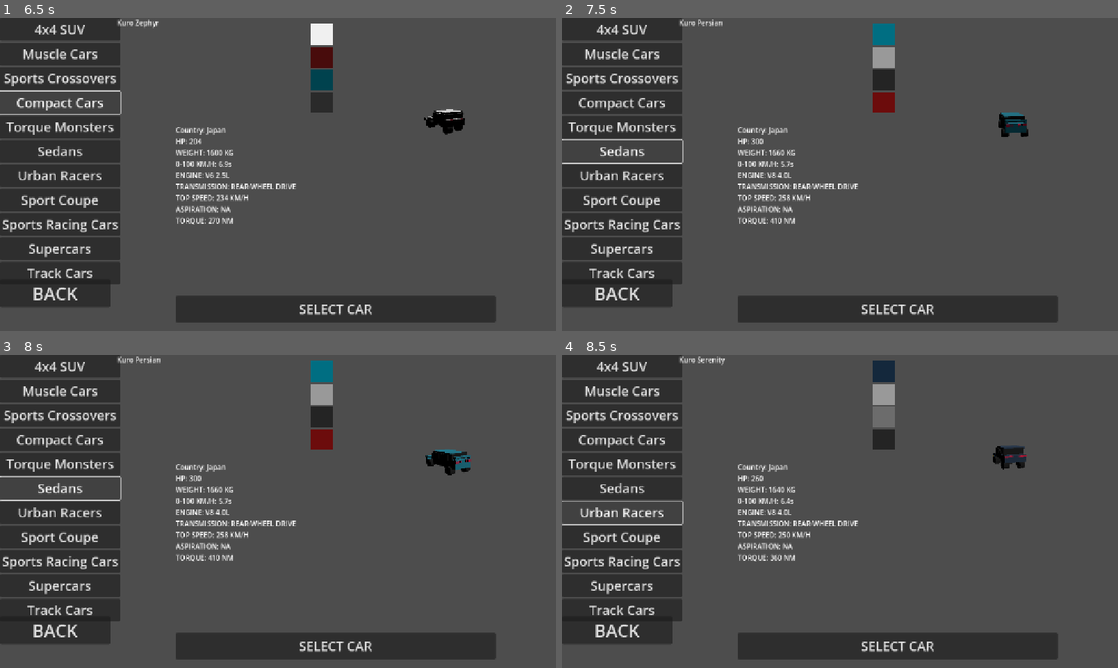
Above: before the commit, frames 1-4 (two rows, left to right).
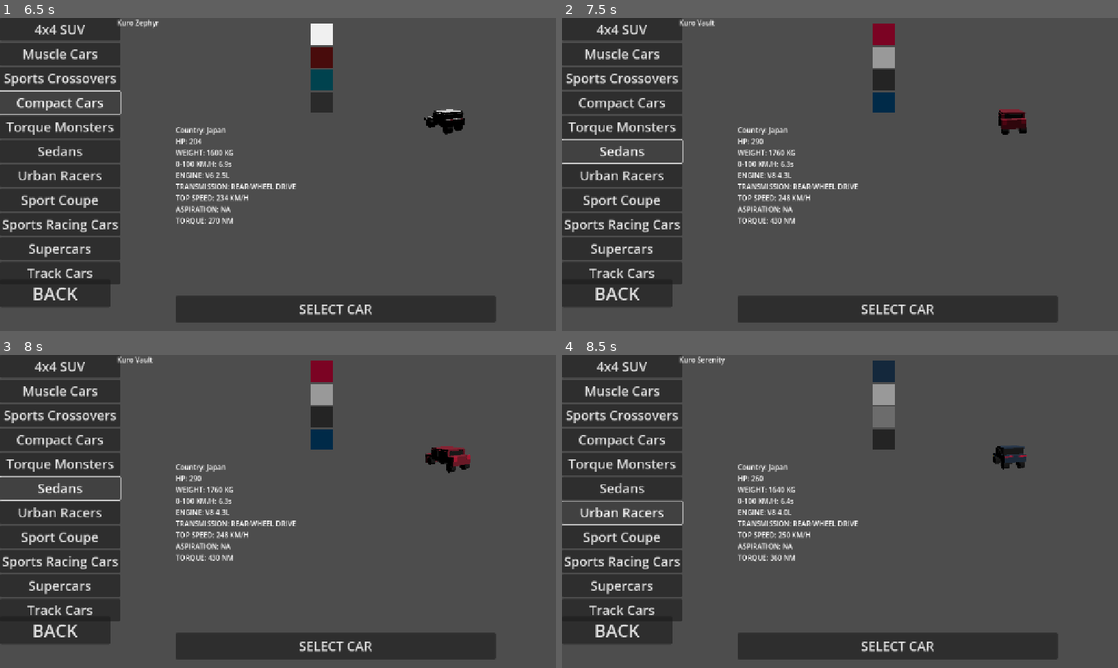
Above: after the commit, the same moments.

Repository: km2000-a11y/Urban-Drive-main
Game: Godot game, scene res://Scenes/main_menu.tscn
Same seed, same stepped clock (60 frames per second), same inputs: the game is played once before the commit and once after it.
Inputs:
- Up to frame 1 (6.5 s): click "FREE RACE" at 0.5 s; click "RADAR RACE" at 1.25 s; click "BACK" at 2 s; click "DUEL" at 2.75 s; click "4x4 SUV" at 3.5 s; click "Muscle Cars" at 4.25 s; click "Sports Crossovers" at 5 s; click "Compact Cars" at 5.75 s
- Up to frame 2 (7.5 s): click "Torque Monsters" at 6.5 s; click "Sedans" at 7.25 s
- Up to frame 3 (8 s): no input
- Up to frame 4 (8.5 s): click "Urban Racers" at 8 s

Frame 1 is identical in both runs. In frame 2, 1.0% of the frame differs, in the area x 24-84%, y 0-66%; in frame 3, 1.0%, in the area x 24-85%, y 0-66%; in frame 4, nothing differs.

Commit message:
bjkbhbhhkj

Diff:
--- a/Scenes/hummer_h1.tscn
+++ b/Scenes/hummer_h1.tscn
@@ -263,7 +263,7 @@
 skeleton = NodePath("../..")
 
 [node name="CollisionShape3D" type="CollisionShape3D" parent="."]
-transform = Transform3D(1, 0, 0, 0, 1, 0, 0, 0, 1, 0, 0.303432, -0.178835)
+transform = Transform3D(1, 0, 0, 0, 1, 0, 0, 0, 1, 0, 0.594754, -0.178835)
 shape = SubResource("BoxShape3D_08euy")
 
 [node name="ForwardRef" type="Node3D" parent="."]
--- a/Scripts/audi_tt_roadster_32_2004.gd
+++ b/Scripts/audi_tt_roadster_32_2004.gd
@@ -12,7 +12,7 @@
 	mass = 1470.0
 	horsepower = 247
 	max_rpm = 6500.0
-	zero_to_hundred = 6.4
+	zero_to_hundred = 6.6
 	top_speed_kmh = 250
 	turn_speed = 2.7
 	brake_strength = 20.0
--- a/Scripts/bmw_330d.gd
+++ b/Scripts/bmw_330d.gd
@@ -13,7 +13,7 @@
 	horsepower = 231                 # M57D30 output (330d)
 	max_rpm = 5000.0                 # Diesel redline; strong torque band
 	zero_to_hundred = 6.1
-	top_speed_kmh = 256            # Realistic tuned 330d top speed
+	top_speed_kmh = 258            # Realistic tuned 330d top speed
 	turn_speed = 2.55                # Heavier than 125i; stable diesel rotation
 	brake_strength = 11.2            # Strong brakes; diesel weight accounted for
 	lateral_friction = 1.15          # Confident grip; planted BMW chassis
--- a/Scripts/car_select.gd
+++ b/Scripts/car_select.gd
@@ -230,15 +230,15 @@
 	"Eisenach Bengal",
 	"Brutus Stingray",
 		"Berkshire Blunt",
-	"Kestrel Speedster", # ⭐ NEW — SL500 R129
+	"Kestrel Speedster",
 ]
 
 
 var sedans_list = [
+		"Kuro Vault",
+			"Eisenach Monarch",
+		"Mir Cars Transporter",
 	"Kuro Persian",
-	"Eisenach Monarch",
-	"Mir Cars Transporter",
-	"Kuro Vault",
 	"Strandberg Turbo"
 ]
 
@@ -315,7 +315,7 @@
 var compact = {
 	"Schroder Atrix Q32":[
 		"", "Country: Germany", "HP: 247", "WEIGHT: 1470 KG",
-		"0-100 KM/H: 6.4s", "TOP SPEED: 250 KM/H",
+		"0-100 KM/H: 6.6s", "TOP SPEED: 250 KM/H",
 		"ENGINE: V6 3.2L", "ASPIRATION: NA", "TORQUE: 320 NM",
 		"TRANSMISSION: FOUR-WHEEL DRIVE"
 	],
@@ -327,7 +327,7 @@
 	],
 	"Zenith Horizon":[
 		"", "Country: Japan", "HP: 287", "WEIGHT: 1460 KG",
-		"0-100 KM/H: 5.9s", "TOP SPEED: 250 KM/H",
+		"0-100 KM/H: 6.4s", "TOP SPEED: 250 KM/H",
 		"ENGINE: V6 3.5L", "ASPIRATION: NA", "TORQUE: 340 NM",
 		"TRANSMISSION: REAR-WHEEL DRIVE"
 	],
@@ -530,14 +530,14 @@
 
 	"Eisenach Suppressor":[
 		"", "Country: Germany", "HP: 272", "WEIGHT: 1660 KG",
-		"0-100 KM/H: 5.7s", "TOP SPEED: 245 KM/H",
+		"0-100 KM/H: 5.7s", "TOP SPEED: 250 KM/H",
 		"ENGINE: L6 3.0L DIESEL", "ASPIRATION: Turbo", "TORQUE: 560 NM",
 		"TRANSMISSION: REAR-WHEEL DRIVE"
 	],
 
 	"Eisenach Black Panda":[
 		"", "Country: Germany", "HP: 231", "WEIGHT: 1600 KG",
-		"0-100 KM/H: 6.1s", "TOP SPEED: 252 KM/H",
+		"0-100 KM/H: 6.1s", "TOP SPEED: 258 KM/H",
 		"ENGINE: L6 3.0L DIESEL", "ASPIRATION: Turbo", "TORQUE: 500 NM",
 		"TRANSMISSION: REAR-WHEEL DRIVE"
 	],
--- a/Scripts/nissan_350z_2005.gd
+++ b/Scripts/nissan_350z_2005.gd
@@ -12,7 +12,7 @@
 	mass = 1460.0
 	horsepower = 287
 	max_rpm = 6500.0
-	zero_to_hundred = 5.9
+	zero_to_hundred = 6.4
 	top_speed_kmh = 250
 	turn_speed = 2.9
 	brake_strength = 20.0
--- /dev/null
+++ b/Tracks/abu_dhabi.tscn
@@ -0,0 +1,82 @@
+[gd_scene load_steps=12 format=3 uid="uid://0xg618ovary8"]
+
+[sub_resource type="StandardMaterial3D" id="StandardMaterial3D_lglys"]
+albedo_color = Color(0.176471, 0.176471, 0.176471, 1)
+
+[sub_resource type="BoxMesh" id="BoxMesh_om0om"]
+size = Vector3(12, 1, 450)
+
+[sub_resource type="BoxShape3D" id="BoxShape3D_kydu3"]
+size = Vector3(6000, 1, 6000)
+
+[sub_resource type="BoxMesh" id="BoxMesh_ub2w8"]
+size = Vector3(1, 6, 450)
+
+[sub_resource type="BoxShape3D" id="BoxShape3D_24xue"]
+size = Vector3(1, 100, 450)
+
+[sub_resource type="StandardMaterial3D" id="StandardMaterial3D_mg5cr"]
+albedo_color = Color(0.929412, 0.788235, 0.686275, 1)
+
+[sub_resource type="BoxMesh" id="BoxMesh_mqv1v"]
+size = Vector3(300, 1, 450)
+
+[sub_resource type="StandardMaterial3D" id="StandardMaterial3D_8u4j4"]
+
+[sub_resource type="BoxMesh" id="BoxMesh_7xeai"]
+size = Vector3(6, 8, 8)
+
+[sub_resource type="StandardMaterial3D" id="StandardMaterial3D_g4mj2"]
+albedo_color = Color(0, 0, 0, 1)
+
+[sub_resource type="BoxMesh" id="BoxMesh_do0ym"]
+size = Vector3(4, 2.5, 1)
+
+[node name="AbuDhabi" type="Node3D"]
+
+[node name="MeshInstance3D" type="MeshInstance3D" parent="."]
+material_override = SubResource("StandardMaterial3D_lglys")
+mesh = SubResource("BoxMesh_om0om")
+
+[node name="StaticBody3D" type="StaticBody3D" parent="MeshInstance3D"]
+
+[node name="CollisionShape3D" type="CollisionShape3D" parent="MeshInstance3D/StaticBody3D"]
+shape = SubResource("BoxShape3D_kydu3")
+
+[node name="MeshInstance3D" type="MeshInstance3D" parent="MeshInstance3D"]
+transform = Transform3D(1, 0, 0, 0, 1, 0, 0, 0, 1, 6.33728, 1.03962, 0)
+mesh = SubResource("BoxMesh_ub2w8")
+
+[node name="StaticBody3D" type="StaticBody3D" parent="MeshInstance3D/MeshInstance3D"]
+
+[node name="CollisionShape3D" type="CollisionShape3D" parent="MeshInstance3D/MeshInstance3D/StaticBody3D"]
+shape = SubResource("BoxShape3D_24xue")
+
+[node name="MeshInstance3D2" type="MeshInstance3D" parent="MeshInstance3D"]
+transform = Transform3D(1, 0, 0, 0, 1, 0, 0, 0, 1, -8.02023, 1.03962, 0)
+mesh = SubResource("BoxMesh_ub2w8")
+
+[node name="StaticBody3D" type="StaticBody3D" parent="MeshInstance3D/MeshInstance3D2"]
+
+[node name="CollisionShape3D" type="CollisionShape3D" parent="MeshInstance3D/MeshInstance3D2/StaticBody3D"]
+shape = SubResource("BoxShape3D_24xue")
+
+[node name="MeshInstance3D3" type="MeshInstance3D" parent="MeshInstance3D"]
+transform = Transform3D(1, 0, 0, 0, 1, 0, 0, 0, 1, -160.055, 0, 0)
+material_override = SubResource("StandardMaterial3D_mg5cr")
+mesh = SubResource("BoxMesh_mqv1v")
+
+[node name="MeshInstance3D4" type="MeshInstance3D" parent="MeshInstance3D"]
+transform = Transform3D(1, 0, 0, 0, 1, 0, 0, 0, 1, 157.872, 0, 0)
+material_override = SubResource("StandardMaterial3D_mg5cr")
+mesh = SubResource("BoxMesh_mqv1v")
+
+[node name="MeshInstance3D2" type="MeshInstance3D" parent="."]
+transform = Transform3D(1, 0, 0, 0, 1, 0, 0, 0, 1, -74, 5.71846, 0)
+material_override = SubResource("StandardMaterial3D_8u4j4")
+mesh = SubResource("BoxMesh_7xeai")
+
+[node name="MeshInstance3D" type="MeshInstance3D" parent="MeshInstance3D2"]
+transform = Transform3D(1, 0, 0, 0, 1, 0, 0, 0, 1, 0.339203, 2.34907, 3.64764)
+material_override = SubResource("StandardMaterial3D_g4mj2")
+mesh = SubResource("BoxMesh_do0ym")
--- a/Tracks/chernobyl.tscn
+++ b/Tracks/chernobyl.tscn
@@ -3274,7 +3274,7 @@
 mesh = SubResource("BoxMesh_pxcwx")
 
 [node name="SpawnPoint" type="Node3D" parent="."]
-transform = Transform3D(-1, 0, -8.74228e-08, 0, 1, 0, 8.74228e-08, 0, -1, 0, 0, 0)
+transform = Transform3D(-1, 0, -8.74228e-08, 0, 1, 0, 8.74228e-08, 0, -1, 0, 1.7021, 0)
 
 [node name="AISpawnPoint" type="Node3D" parent="."]
 transform = Transform3D(-1, 0, -8.74228e-08, 0, 1, 0, 8.74228e-08, 0, -1, 0, 0, 75.5669)
